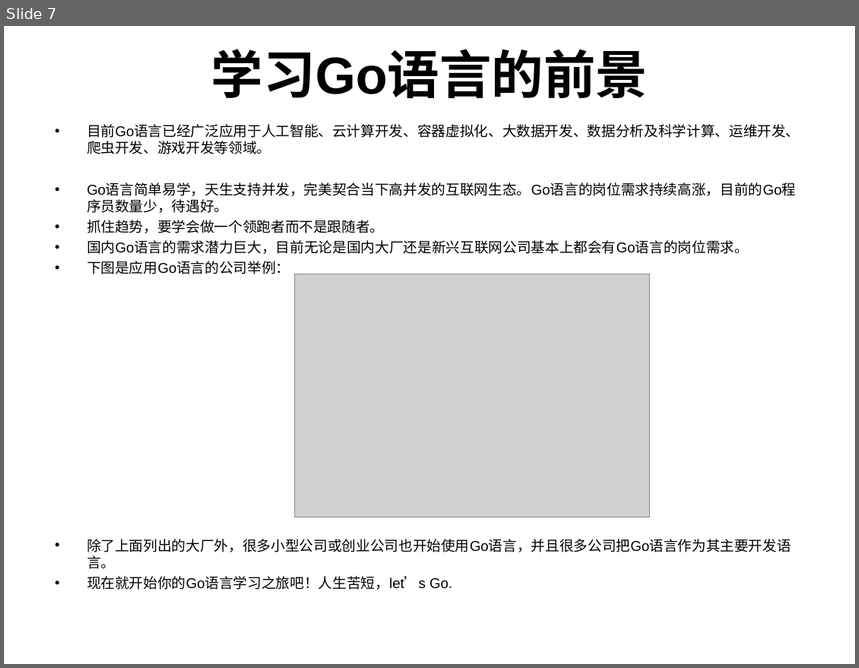
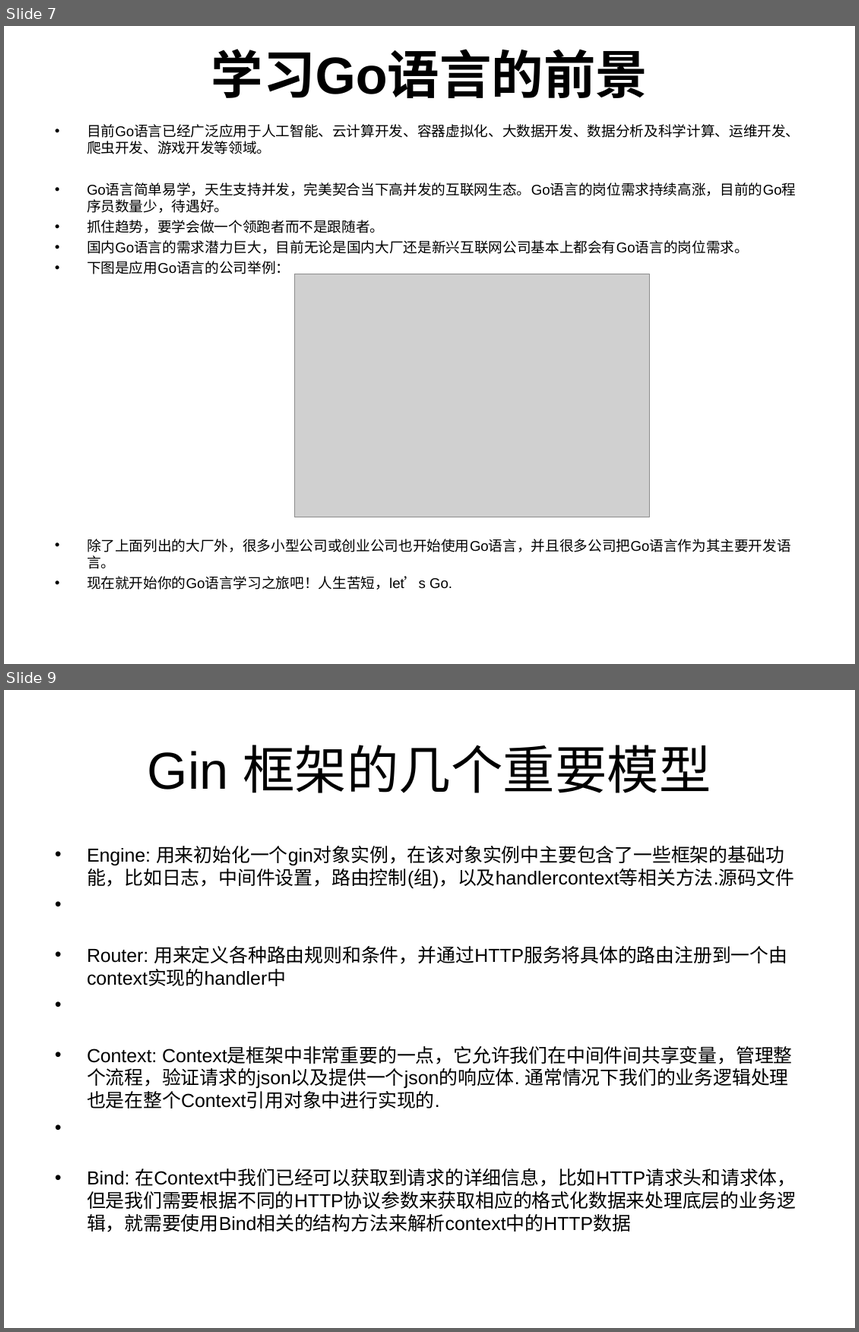
Before and after one commit to RomanSeven7/gin_study, a slide deck: doc/Go.ppt. Shown one above the other, each under a label of ours: slide 7 before the commit, slides 7 and 9 after it; the slides between them are not shown. The pictures are 859x668 and 859x1332 pixels, drawn with LibreOffice and Linux fonts; fonts in the diff are those of the drawing; grey boxes stand for pictures. Boxes give left, top, right and bottom in pixels: in the first picture for what was removed or moved away, otherwise in the second. Text is boxed around its words. In the diff, an @@ line names an element or a change of style, - is before the commit and + after.

```diff
--- a/doc/Go.ppt
+++ b/doc/Go.ppt
@@ slide 9 added at (4, 690, 855, 1328), background #FFFFFF @@
@@ title added at (148, 745, 712, 793), 44 pt, text #000000 @@
+Gin 框架的几个重要模型
@@ text added at (87, 846, 796, 1233), 16 pt, text #000000 @@
+• Engine: 用来初始化一个gin对象实例，在该对象实例中主要包含了一些框架的基础功能，比如日志，中间件设置，路由控制(组)，以及handlercontext等相关方法.源码文件
+• Router: 用来定义各种路由规则和条件，并通过HTTP服务将具体的路由注册到一个由context实现的handler中
+• Context: Context是框架中非常重要的一点，它允许我们在中间件间共享变量，管理整个流程，验证请求的json以及提供一个json的响应体. 通常情况下我们的业务逻辑处理也是在整个Context引用对象中进行实现的.
+• Bind: 在Context中我们已经可以获取到请求的详细信息，比如HTTP请求头和请求体，但是我们需要根据不同的HTTP协议参数来获取相应的格式化数据来处理底层的业务逻辑，就需要使用Bind相关的结构方法来解析context中的HTTP数据
```
Also in this commit, not shown: 3 other slides added, 1 slide removed, 2 other files.
